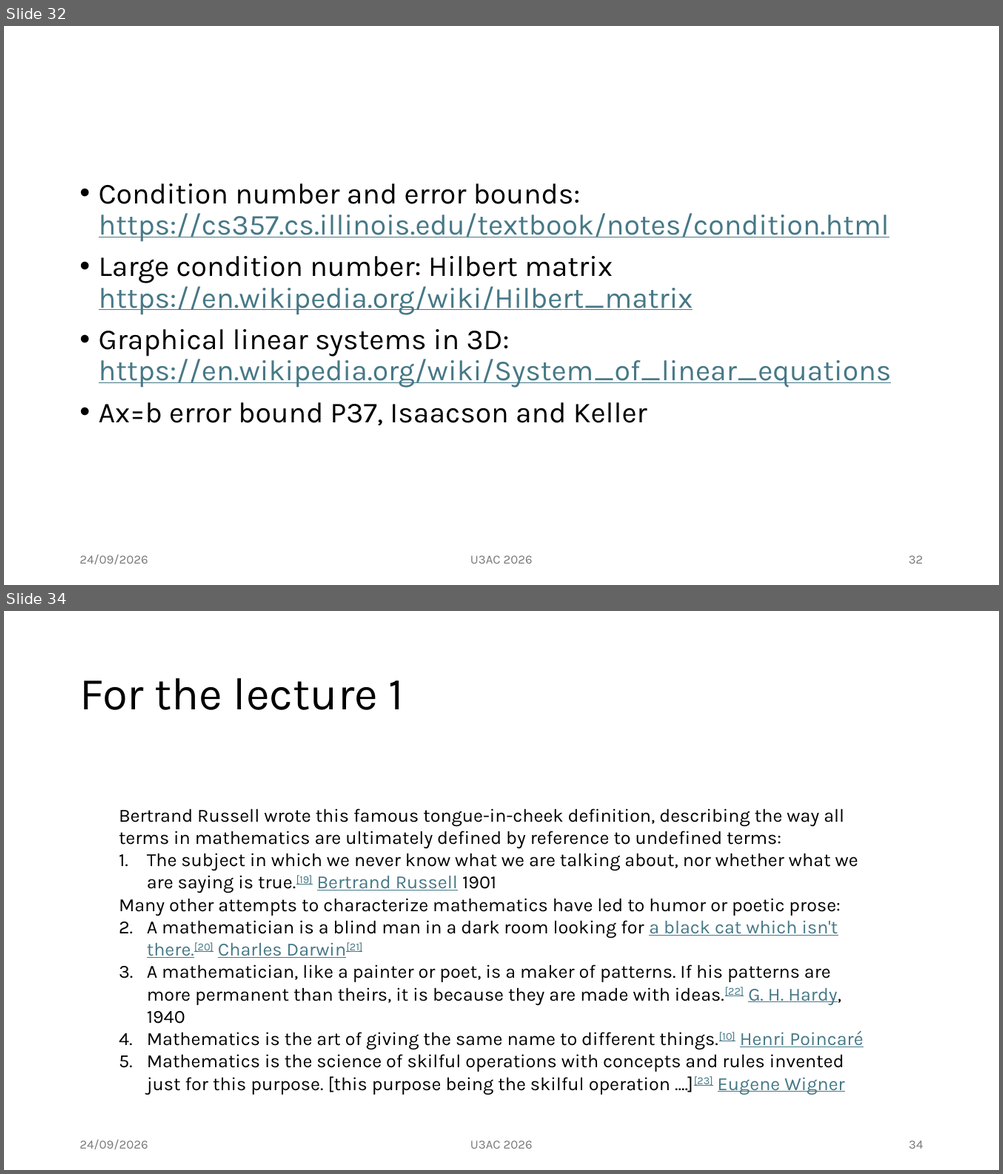
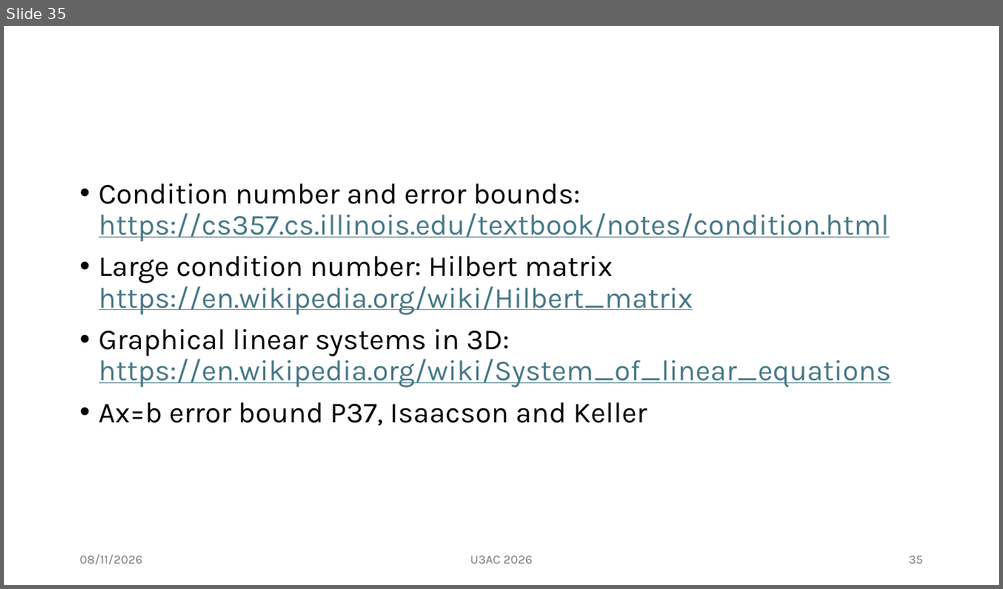
Before and after one commit to mm002a/U3AC, a slide deck: MTH04/U3AC.Lec2.pptx. Shown one above the other, each under a label of ours: slides 32 and 34 before the commit, slide 35 after it; the slides between them are not shown. The pictures are 1003x1174 and 1003x589 pixels, drawn with LibreOffice and Linux fonts; fonts in the diff are those of the drawing. Boxes give left, top, right and bottom in pixels: in the first picture for what was removed or moved away, otherwise in the second. Text is boxed around its words. In the diff, an @@ line names an element or a change of style, - is before the commit and + after.

```diff
--- a/MTH04/U3AC.Lec2.pptx
+++ b/MTH04/U3AC.Lec2.pptx
@@ slide 34 removed at [4,611,999,1170], background #FFFFFF @@
@@ title removed at [79,678,403,710] @@
-For the lecture 1
@@ text removed at [119,809,862,1095] @@
-Bertrand Russell wrote this famous tongue-in-cheek definition, describing the way all terms in mathematics are ultimately defined by reference to undefined terms:
-1. The subject in which we never know what we are talking about, nor whether what we are saying is true.[19] Bertrand Russell 1901
-Many other attempts to characterize mathematics have led to humor or poetic prose:
-1. A mathematician is a blind man in a dark room looking for a black cat which isn't there.[20] Charles Darwin[21]
-2. A mathematician, like a painter or poet, is a maker of patterns. If his patterns are more permanent than theirs, it is because they are made with ideas.[22] G. H. Hardy, 1940
-3. Mathematics is the art of giving the same name to different things.[10] Henri Poincaré
-4. Mathematics is the science of skilful operations with concepts and rules invented just for this purpose. [this purpose being the skilful operation ....][23] Eugene Wigner
@@ text removed at [79,1140,148,1150] @@
-24/09/2026
@@ text removed at [470,1141,532,1149] @@
-U3AC 2026
@@ page number removed at [908,1141,922,1149] @@
-34
@@ what was slide 32 is now slide 35 @@
@@ slide 35 changed as well @@
@@ text at [79,555,142,565]: text changed @@
-24/09/2026
+08/11/2026
@@ page number at [908,556,922,564]: text changed @@
-32
+35
```
Also in this commit, not shown: 31 other slides changed, 7 slides added, 4 other slides removed.
